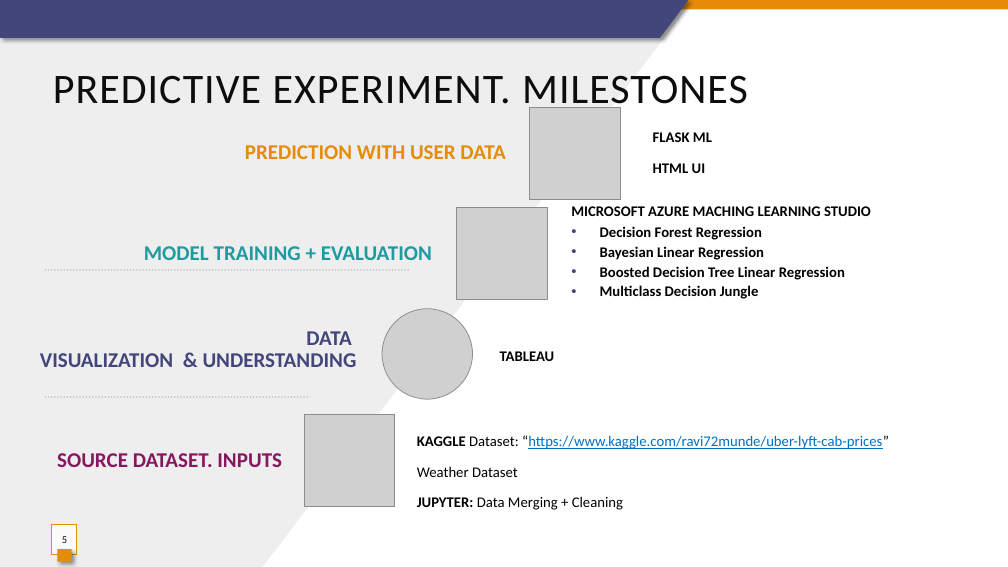
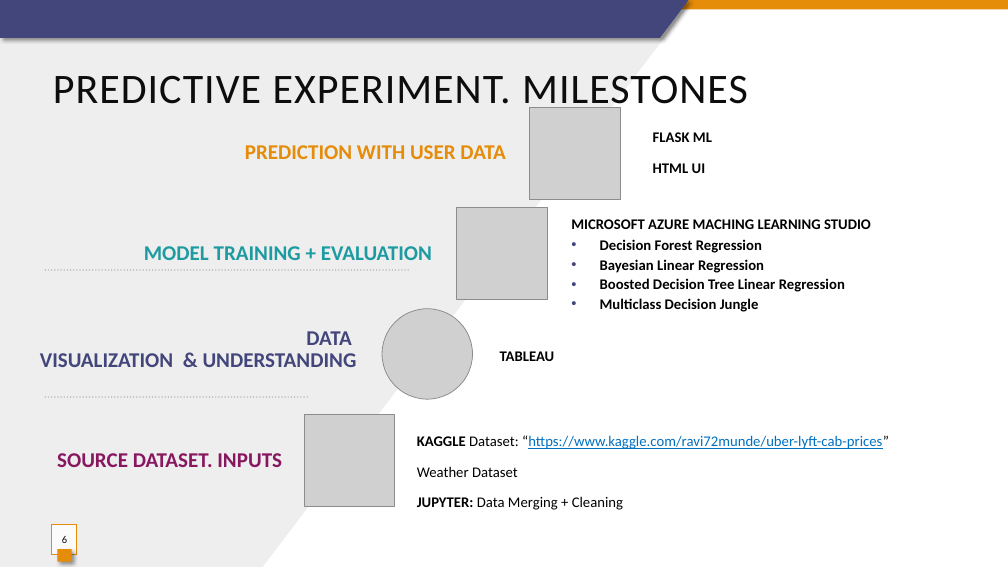
Before and after one commit to eugeniagr/WhoRunTheWorld_TaxisProject, a slide deck: slide 6 of UBER_LYFT_prices_prediction_Project_final.pptx (slide 5 before the commit). Drawn at 1008x567 pixels with LibreOffice and Linux fonts; fonts in the diff are those of the drawing; grey boxes stand for pictures. Boxes give left, top, right and bottom in pixels: in the first picture for what was removed or moved away, otherwise in the second. Text is boxed around its words. In the diff, an @@ line names an element or a change of style, - is before the commit and + after.

```diff
--- a/UBER_LYFT_prices_prediction_Project_final.pptx
+++ b/UBER_LYFT_prices_prediction_Project_final.pptx
@@ text "MICROSOFT AZURE MACHING LEARNING STUDIO": place and size @@
-text "MICROSOFT AZURE MACHING LEARNING STUDIO" at box(571, 206, 871, 299)
+text "MICROSOFT AZURE MACHING LEARNING STUDIO" at box(571, 219, 871, 312)
```
Also in this commit, not shown: 2 other slides changed.
